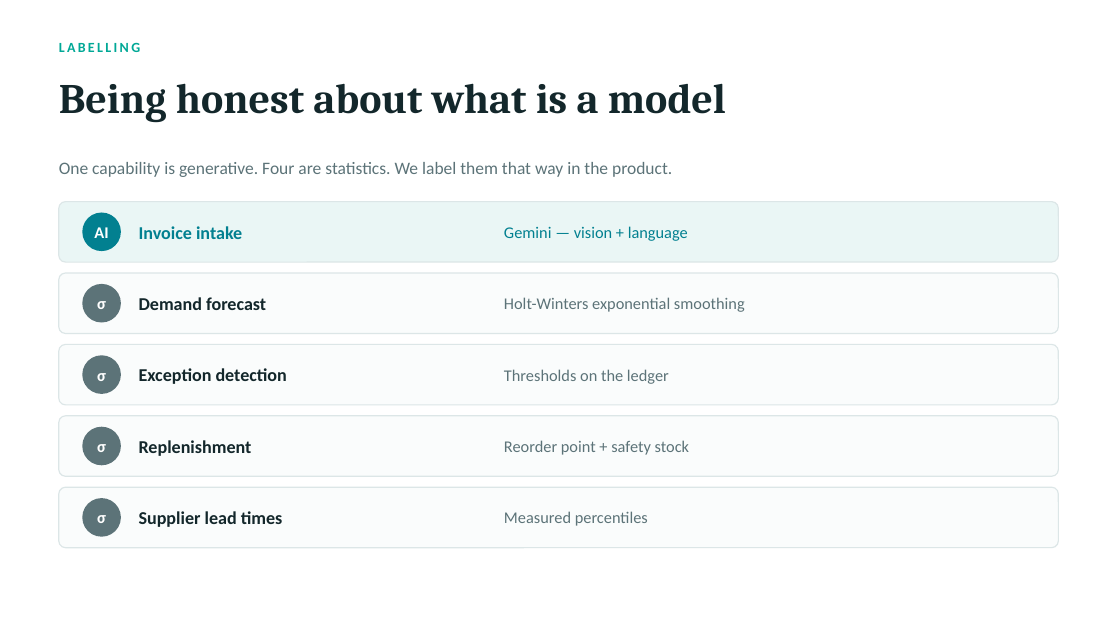
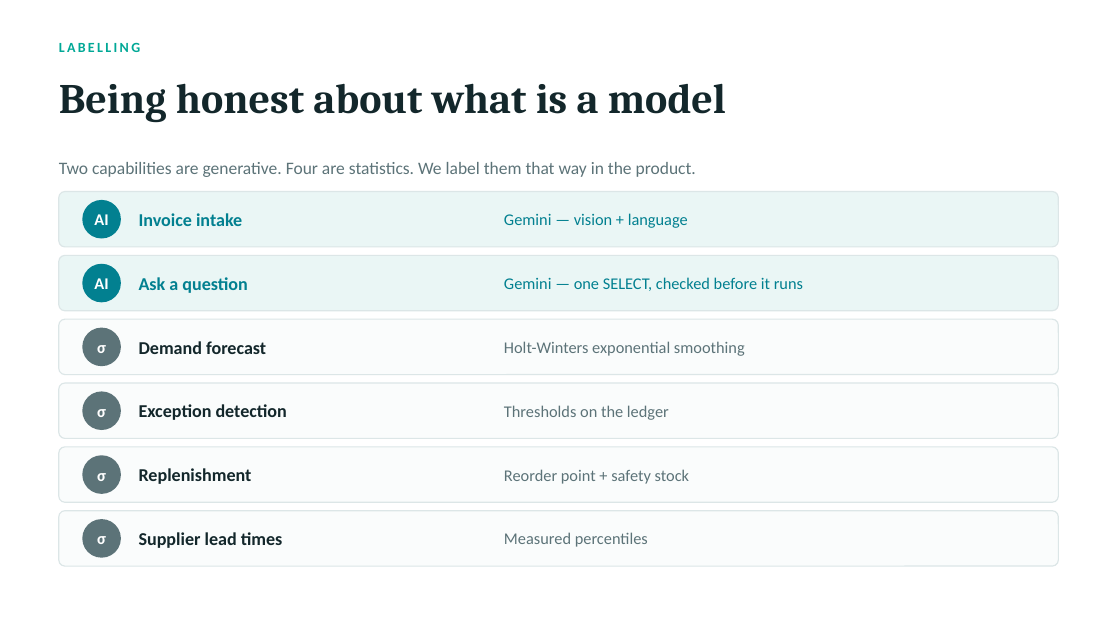
Before and after one commit to Sadhna2/pharmacy_inventory_managment_system, a slide deck: slide 15 of docs/pharmacy-inventory-deck.pptx (slide 12 before the commit). Drawn at 1120x630 pixels with LibreOffice and Linux fonts; fonts in the diff are those of the drawing. Boxes give left, top, right and bottom in pixels: in the first picture for what was removed or moved away, otherwise in the second. Text is boxed around its words. In the diff, an @@ line names an element or a change of style, - is before the commit and + after.

```diff
--- a/docs/pharmacy-inventory-deck.pptx
+++ b/docs/pharmacy-inventory-deck.pptx
@@ text at box(59, 162, 696, 177): text changed @@
-One capability is generative. Four are statistics. We label them that way in the product.
+Two capabilities are generative. Four are statistics. We label them that way in the product.
@@ rounded rectangle: place and size @@
-rounded rectangle at box(59, 202, 1059, 262)
+rounded rectangle at box(59, 192, 1059, 247)
@@ text "AI": place and size @@
-text "AI" at box(94, 227, 108, 238)
+text "AI" at box(94, 214, 108, 225)
@@ ellipse: place and size @@
-ellipse at box(82, 213, 121, 251)
+ellipse at box(82, 200, 121, 239)
@@ text "Invoice intake": place and size @@
-text "Invoice intake" at box(139, 226, 242, 239)
+text "Invoice intake" at box(139, 213, 242, 226)
@@ text "Gemini — vision + language": place and size @@
-text "Gemini — vision + language" at box(504, 226, 688, 241)
+text "Gemini — vision + language" at box(504, 213, 688, 228)
@@ rounded rectangle added at box(59, 255, 1059, 311), fill #EAF6F5, outline #DCE6E7 1 pt @@
@@ ellipse added at box(82, 264, 121, 302), fill #028090 @@
@@ text added at box(94, 278, 108, 289), 14 pt, text #FFFFFF, bold @@
+AI
@@ text added at box(139, 277, 247, 293), 15.5 pt, text #028090, bold @@
+Ask a question
@@ text added at box(504, 277, 803, 291), 14 pt, text #028090 @@
+Gemini — one SELECT, checked before it runs
@@ rounded rectangle: place and size @@
-rounded rectangle at box(59, 273, 1059, 334)
+rounded rectangle at box(59, 319, 1059, 375)
@@ text "σ": place and size @@
-text "σ" at box(97, 301, 106, 309)
+text "σ" at box(97, 345, 106, 353)
@@ ellipse: place and size @@
-ellipse at box(82, 284, 121, 323)
+ellipse at box(82, 328, 121, 366)
@@ text "Demand forecast": place and size @@
-text "Demand forecast" at box(139, 297, 266, 310)
+text "Demand forecast" at box(139, 341, 266, 354)
@@ text "Holt-Winters exponential smoothing": place and size @@
-text "Holt-Winters exponential smoothing" at box(504, 297, 745, 312)
+text "Holt-Winters exponential smoothing" at box(504, 341, 745, 356)
@@ rounded rectangle: place and size @@
-rounded rectangle at box(59, 344, 1059, 405)
+rounded rectangle at box(59, 383, 1059, 439)
@@ text "Exception detection": place and size @@
-text "Exception detection" at box(139, 368, 287, 384)
+text "Exception detection" at box(139, 404, 287, 420)
@@ text "Thresholds on the ledger": place and size @@
-text "Thresholds on the ledger" at box(504, 369, 669, 384)
+text "Thresholds on the ledger" at box(504, 405, 669, 420)
@@ text "σ": place and size @@
-text "σ" at box(97, 373, 106, 381)
+text "σ" at box(97, 409, 106, 417)
@@ ellipse: place and size @@
-ellipse at box(82, 355, 121, 394)
+ellipse at box(82, 392, 121, 430)
@@ rounded rectangle: place and size @@
-rounded rectangle at box(59, 416, 1059, 476)
+rounded rectangle at box(59, 447, 1059, 502)
@@ text "Replenishment": place and size @@
-text "Replenishment" at box(139, 440, 252, 456)
+text "Replenishment" at box(139, 468, 252, 484)
@@ text "Reorder point + safety stock": place and size @@
-text "Reorder point + safety stock" at box(504, 440, 689, 455)
+text "Reorder point + safety stock" at box(504, 469, 689, 484)
@@ text "σ": place and size @@
-text "σ" at box(97, 444, 106, 452)
+text "σ" at box(97, 473, 106, 481)
@@ ellipse: place and size @@
-ellipse at box(82, 427, 121, 465)
+ellipse at box(82, 455, 121, 494)
@@ rounded rectangle: place and size @@
-rounded rectangle at box(59, 487, 1059, 548)
+rounded rectangle at box(59, 511, 1059, 566)
@@ text "σ": place and size @@
-text "σ" at box(97, 515, 106, 523)
+text "σ" at box(97, 536, 106, 544)
@@ ellipse: place and size @@
-ellipse at box(82, 498, 121, 537)
+ellipse at box(82, 519, 121, 558)
@@ text "Supplier lead times": place and size @@
-text "Supplier lead times" at box(139, 511, 283, 527)
+text "Supplier lead times" at box(139, 532, 283, 548)
@@ text "Measured percentiles": place and size @@
-text "Measured percentiles" at box(504, 511, 648, 526)
+text "Measured percentiles" at box(504, 532, 648, 547)
```
Also in this commit, not shown: 5 other slides changed, 3 slides added, 1 other file.
